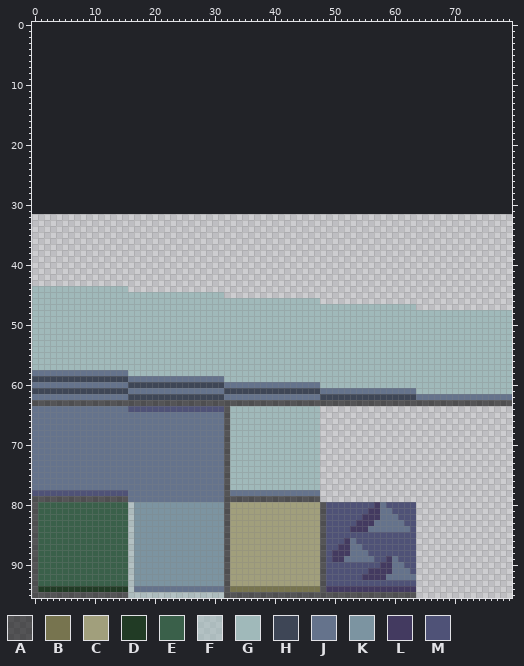
One commit to this pixel-art file: Prototypes/Block Colony/Assets/Sprites/UISprites.aseprite. Above: the version before the commit.
80x64 pixels, 1 frame. The old version is drawn lined up with the new one, on the new canvas.
Palette (. is transparent): A #00000096  B #77744f  C #a19f7c  D #213b25  E #3a604a  F #a0b9ba96  G #a0b9ba  H #3e4656  J #65738c  K #7c94a1  L #433a60  M #4f5277
Pixels before (only the part around the change), first column x 0:
11 .....................
12 .....................
13 .....................
14 .....................
15 .....................
16 .....................
17 .....................
18 .....................
19 .....................
20 .....................
21 .....................
22 .....................
23 .....................
24 .....................
25 .....................
26 .....................
27 .....................
28 .....................
29 .....................
30 .....................
31 .....................
32 .....................
33 .....................
34 .....................
35 .....................
36 .....................
37 .....................
38 .....................
39 .....................
40 .....................
41 .....................
Once edited:
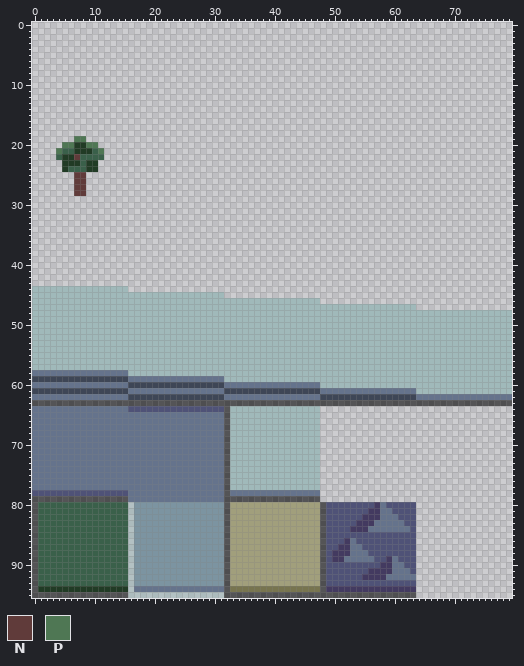
Colours new in this view: N #603b3a  P #4f7754
The edit:
canvas 80x64 -> 80x96, the old top-left corner now at 0,32
Changed rows in their new state; - is an unchanged pixel.
first column x 4:
19 ---PP---
20 -PPDDPP-
21 PEEDDDEP
22 EDDNEEEE
23 -DDDEDD-
24 -DEEEDD-
25 ---NN---
26 ---NN---
27 ---NN---
28 ---NN---
